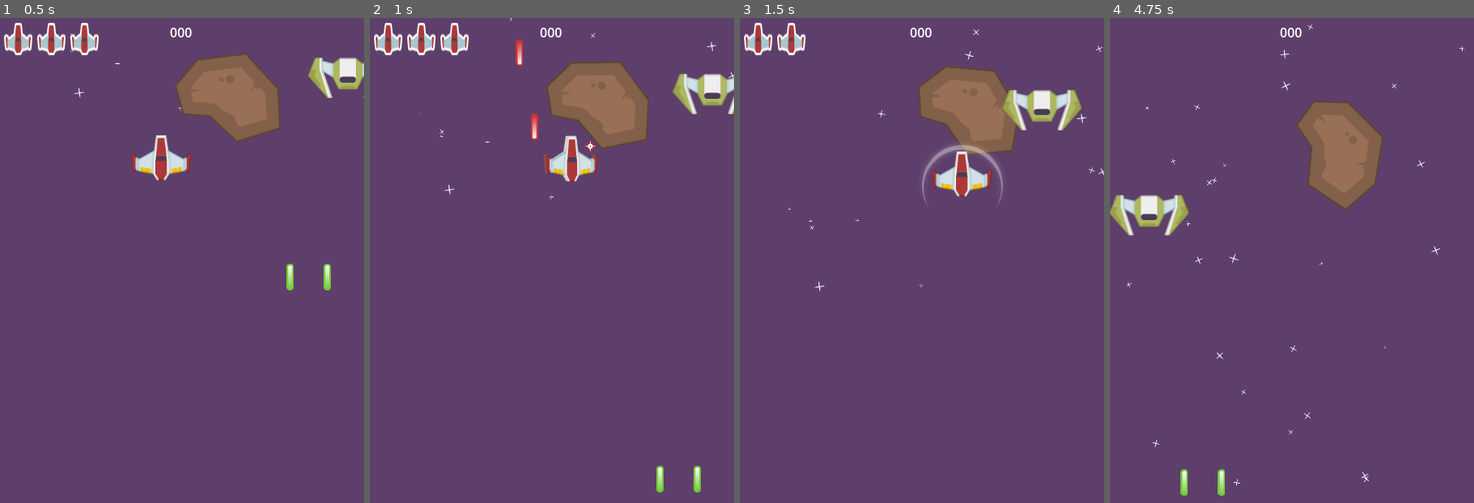
Above: before the commit, frames 1-4 (left to right).
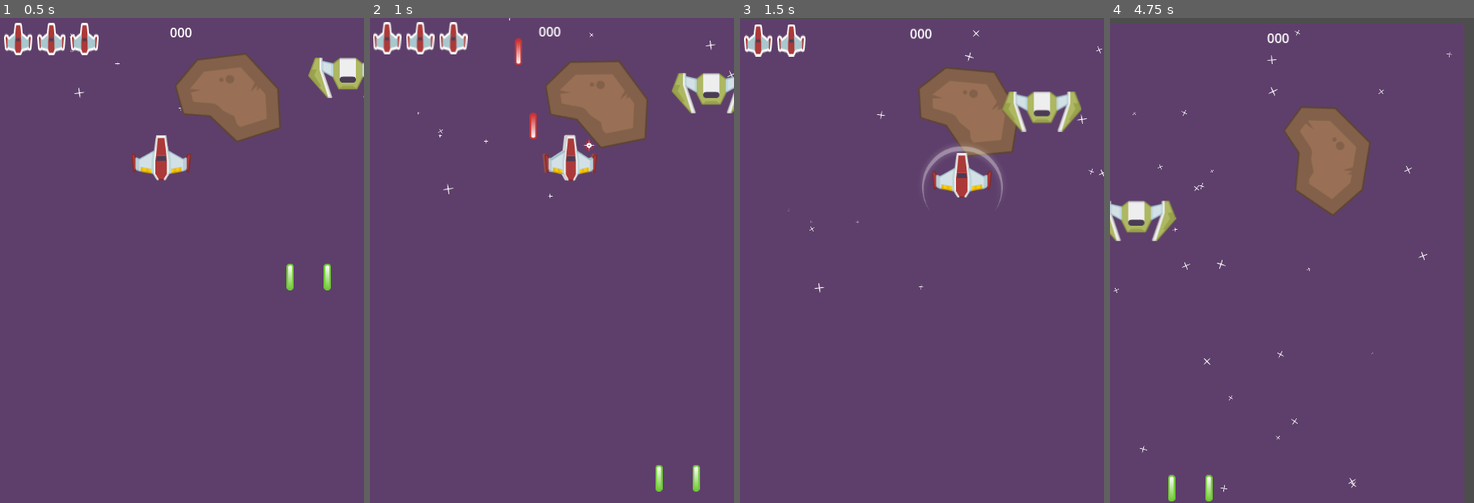
Above: after the commit, the same moments.

Repository: Turbash/space
Game: Godot game, scene res://MainScenes/game_play.tscn
The game is run twice, just before and just after one commit, with the same random seed, the same clock (stepped at 60 frames per second) and the same inputs.
Inputs:
- Up to frame 1 (0.5 s): no input
- Up to frame 2 (1 s): tap Enter at 0.5 s; hold D (move_right) from 0.53 s (still down); hold Space (shoot) from 0.53 s (still down)
- Up to frame 3 (1.5 s): release D (move_right) at 1.28 s; release Space (shoot) at 1.28 s; hold S (move_down) from 1.28 s (still down); tap Alt at 1.35 s
- Up to frame 4 (4.75 s): release S (move_down) at 2.03 s; hold D (move_right) 2.03-2.78 s; tap one key every 0.75 s from 2.1 s: Shift Space (shoot) Alt Shift; hold W (move_up) 2.78-3.53 s; hold A (move_left) from 3.53 s (still down)

Frame 1 is identical in both runs. In frame 2, 2.2% of the frame differs, in the area x 0-100%, y 0-98%; in frame 3, 1.8%; in frame 4, 8.3%, in the area x 0-100%, y 0-100%.

Commit message:
Added cam shake effect

Diff:
--- a/Bullet/bullet.gd
+++ b/Bullet/bullet.gd
@@ -18,5 +18,8 @@
 		bullet_effect.position=position
 		get_parent().add_child(bullet_effect)
 
+		var cam:=get_tree().current_scene.find_child("Camera2D",true,false)
+		cam.shake(1)
+
 		area.damage(1)
 		queue_free()
--- a/MainScenes/game_play.tscn
+++ b/MainScenes/game_play.tscn
@@ -7,6 +7,7 @@
 [ext_resource type="PackedScene" uid="uid://c5uu1lrmdmi27" path="res://HUD/hud.tscn" id="5_r44uq"]
 [ext_resource type="PackedScene" uid="uid://bj3i3uginqv0g" path="res://Enemy/bouncer_enemy.tscn" id="6_oij4s"]
 [ext_resource type="Script" uid="uid://fe818ig1h0xt" path="res://Enemy/spawner.gd" id="7_ik1im"]
+[ext_resource type="Script" uid="uid://64q5vxh6kca1" path="res://camera/shakycamera.gd" id="8_5vonb"]
 
 [node name="GamePlay" type="Node"]
 
@@ -50,4 +51,8 @@
 
 [node name="SpawnTimer" type="Timer" parent="Spawner"]
 
+[node name="Camera2D" type="Camera2D" parent="."]
+anchor_mode = 0
+script = ExtResource("8_5vonb")
+
 [connection signal="timeout" from="Spawner/SpawnTimer" to="Spawner" method="_on_spawn_timer_timeout"]
--- a/Player/player.gd
+++ b/Player/player.gd
@@ -62,6 +62,9 @@
 	life-=amount
 	Signals.emit_signal("on_player_life_changed", life)
 
+	var cam:=get_tree().current_scene.find_child("Camera2D",true,false)
+	cam.shake(20)
+
 	if life<=0:
 		print("Player Died!")
 		queue_free()
@@ -69,3 +72,7 @@
 
 func _on_invincibility_timer_timeout() -> void:
 	shield_sprite.visible=false
+
+func applyShield(time: float):
+	invincibility_timer.start(time)
+	shield_sprite.visible=true
--- /dev/null
+++ b/camera/shakycamera.gd
@@ -0,0 +1,17 @@
+extends Camera2D
+
+@export var shakeBaseAmount:=1.0
+@export var shakeDampening:=0.075
+
+var shakeAmount:=0.0
+
+func _process(delta: float) -> void:
+	if shakeAmount>0:
+		position.x=randf_range(-shakeBaseAmount,shakeBaseAmount)*shakeAmount
+		position.y=randf_range(-shakeBaseAmount,shakeBaseAmount)*shakeAmount
+		shakeAmount=lerp(shakeAmount,0.0,shakeDampening)
+	else:
+		position=Vector2(0,0)
+
+func shake(magnitude: float):
+	shakeAmount+=magnitude
Not shown: 1 places in MainScenes/game_play.tscn that only renumber resources
Not shown, added: camera/shakycamera.gd.uid
